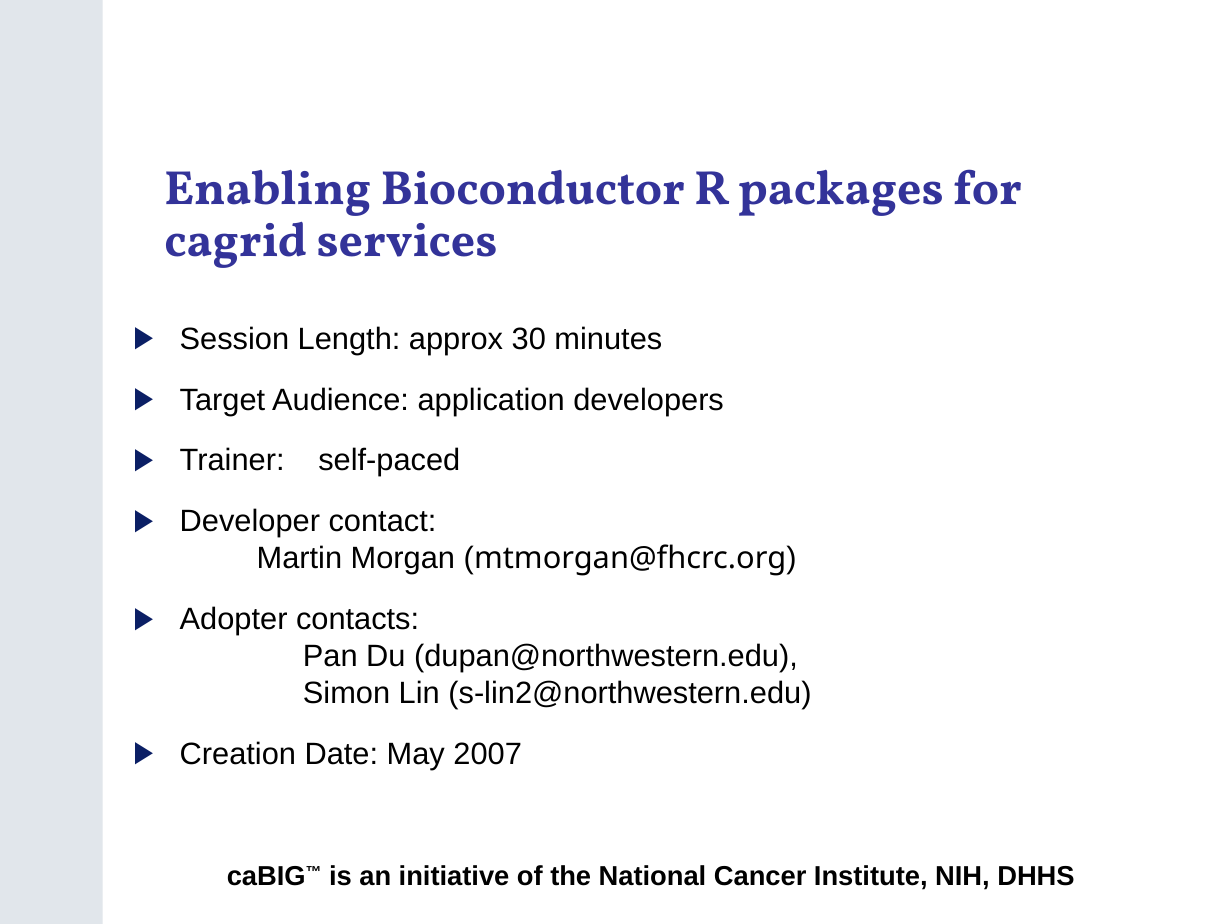
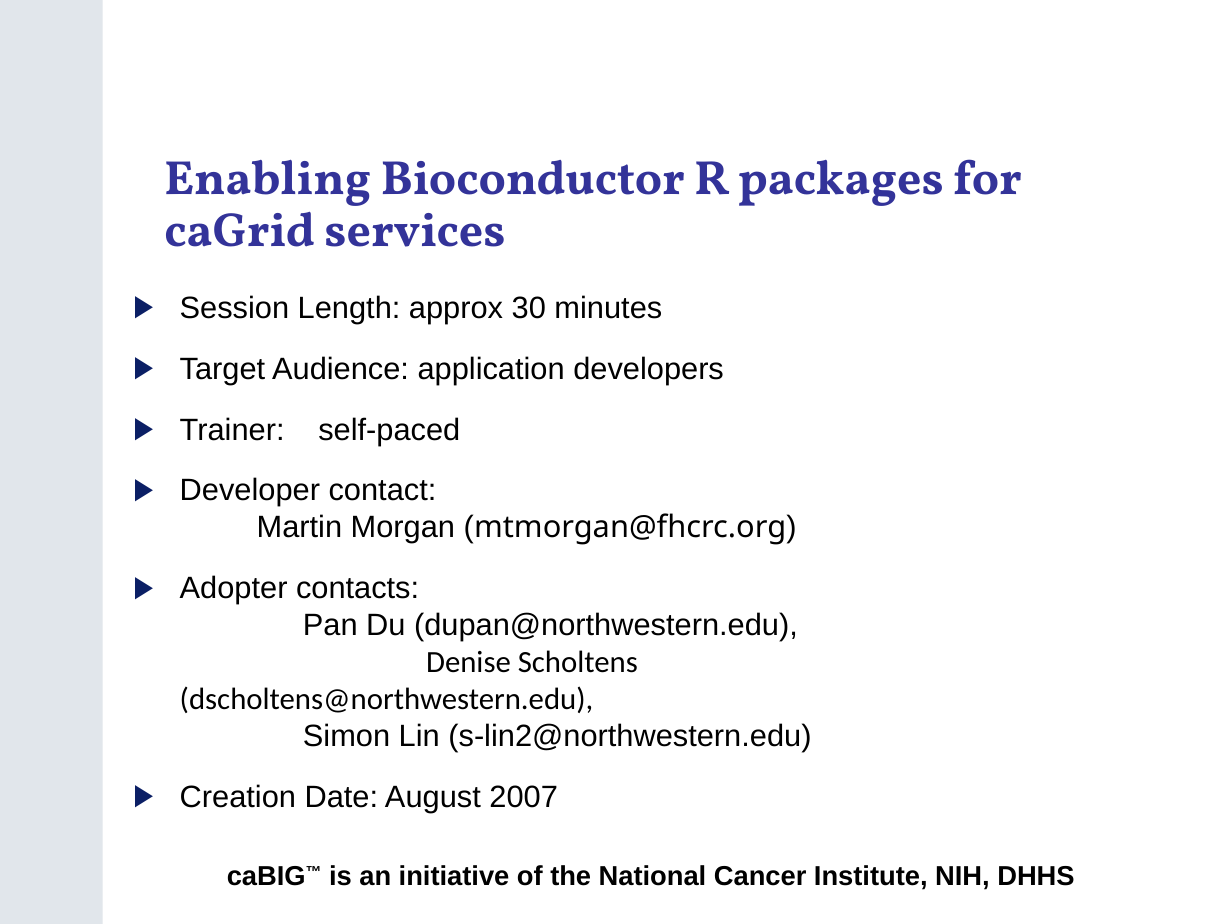
Before and after one commit to NCIP/bioconductor, a slide deck: slide 1 of bioconductor/Adopter_Northwestern/Task 2.11.2_Final Training Modules/caBIG_Bioconductor_Training_Module.ppt. Drawn at 1232x924 pixels with LibreOffice and Linux fonts; fonts in the diff are those of the drawing; background and template pictures are left out. Boxes give left, top, right and bottom in pixels: in the first picture for what was removed or moved away, otherwise in the second. Text is boxed around its words. In the diff, an @@ line names an element or a change of style, - is before the commit and + after.

```diff
--- a/bioconductor/Adopter_Northwestern/Task 2.11.2_Final Training Modules/caBIG_Bioconductor_Training_Module.ppt
+++ b/bioconductor/Adopter_Northwestern/Task 2.11.2_Final Training Modules/caBIG_Bioconductor_Training_Module.ppt
@@ text at box(164, 159, 1022, 247): text changed @@
-Enabling Bioconductor R packages for cagrid services
+Enabling Bioconductor R packages for caGrid services
@@ subtitle "Session Length: approx 30 minutes": place and size @@
-subtitle "Session Length: approx 30 minutes" at box(180, 326, 811, 770)
+subtitle "Session Length: approx 30 minutes" at box(180, 295, 811, 808)
@@ subtitle at box(180, 650, 638, 713): paragraph added @@
+Denise Scholtens (dscholtens@northwestern.edu),
@@ subtitle at box(180, 784, 296, 808): text changed @@
-▶ Creation Date: May 2007
+▶ Creation Date: August 2007
```
Also in this commit, not shown: 13 other slides changed, 13 slides added, 2 slides removed, 1 other file.
